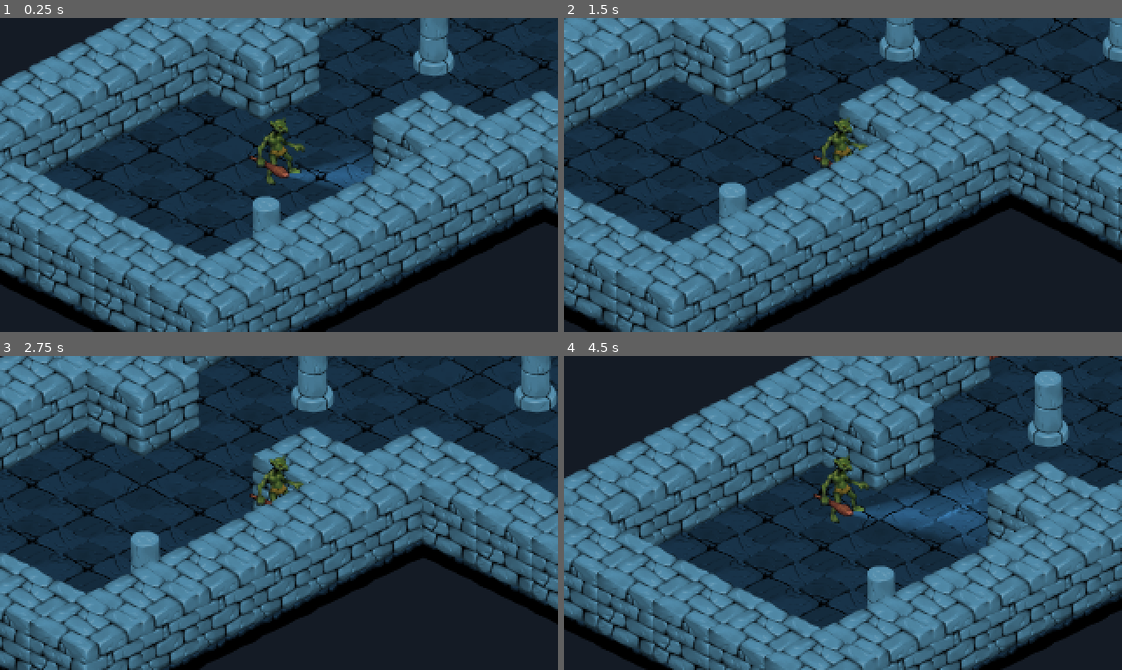
Above: before the commit, frames 1-4 (two rows, left to right).
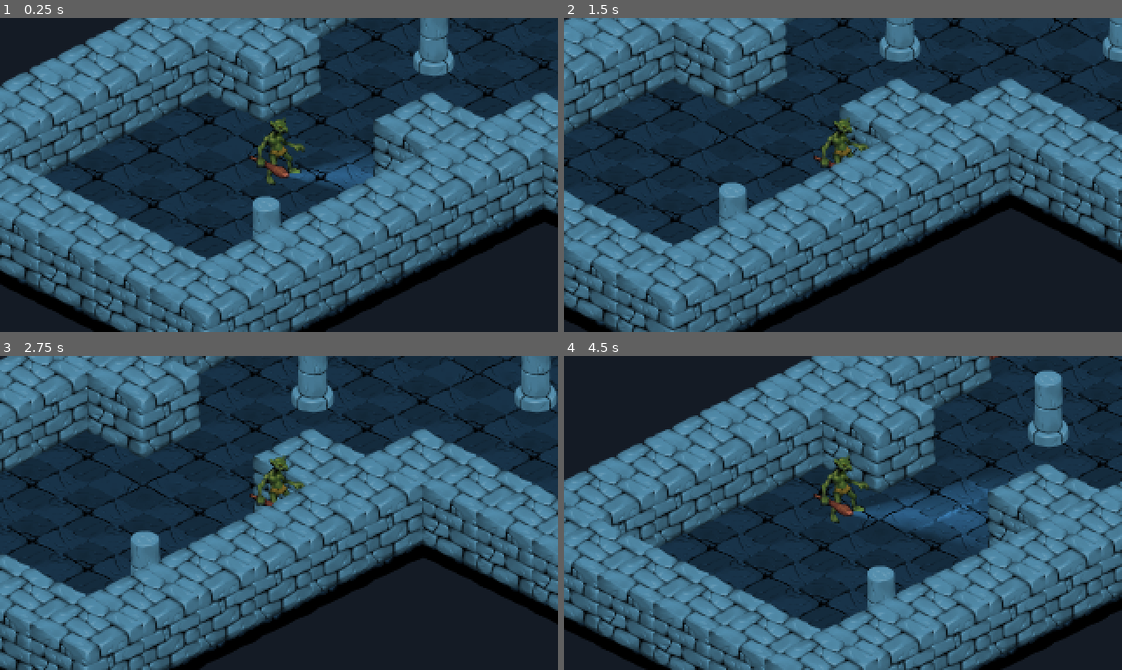
Above: after the commit, the same moments.

Repository: Briaoeuidhtns/spooky-month
Game: Godot game, scene res://dungeon.tscn
Same seed, same stepped clock (60 frames per second), same inputs: the game is played once before the commit and once after it.
Inputs:
- Up to frame 1 (0.25 s): no input
- Up to frame 2 (1.5 s): tap Enter at 0.5 s; hold Right (move_right) 0.53-1.28 s; hold Down (move_down) from 1.28 s (still down)
- Up to frame 3 (2.75 s): release Down (move_down) at 2.03 s; hold Right (move_right) from 2.03 s (still down)
- Up to frame 4 (4.5 s): release Right (move_right) at 2.78 s; hold Up (move_up) 2.78-3.53 s; hold Left (move_left) from 3.53 s (still down)

The runs differ from the first frame. In frame 1, 15% of the frame differs, in the area x 0-100%, y 0-100%; in frame 2, 13%; in frame 3, 13%; in frame 4, 15%.

Commit message:
Fix occlusion. Only edit tilesets via scene, not from TileSet editor
no clue why, but position numbers don't make sense and colision/occlusion polys
don't look like they're in the right spot either. Not hard to export each time
edited tho, so whatever.

Diff:
--- a/dungeon.tscn
+++ b/dungeon.tscn
@@ -27,3 +27,4 @@
 
 [node name="Troll" parent="Walls" instance=ExtResource( 2 )]
 position = Vector2( 465.57, 285.247 )
+MOTION_SPEED = 140
--- a/tileset.tres
+++ b/tileset.tres
@@ -1,17 +1,20 @@
-[gd_resource type="TileSet" load_steps=6 format=2]
+[gd_resource type="TileSet" load_steps=7 format=2]
 
 [ext_resource path="res://isotiles.png" type="Texture" id=1]
 
-[sub_resource type="OccluderPolygon2D" id=4]
-polygon = PoolVector2Array( 0, -32, 64, 0, 0, 32, -64, 0 )
+[sub_resource type="OccluderPolygon2D" id=1]
+polygon = PoolVector2Array( -64, 0, 0, 32, 64, 0, 0, -32 )
 
-[sub_resource type="ConvexPolygonShape2D" id=1]
+[sub_resource type="ConvexPolygonShape2D" id=3]
 points = PoolVector2Array( 0, -32, 64, 0, 0, 32, -64, 0 )
 
-[sub_resource type="ConvexPolygonShape2D" id=2]
+[sub_resource type="OccluderPolygon2D" id=2]
+polygon = PoolVector2Array( -24, 2, -10, 12, 10, 12, 24, 2, 24, -12, 10, -22, -10, -22, -24, -12 )
+
+[sub_resource type="ConvexPolygonShape2D" id=4]
 points = PoolVector2Array( -24, -12, -10, -22, 10, -22, 24, -12, 24, 2, 10, 12, -10, 12, -24, 2 )
 
-[sub_resource type="ConvexPolygonShape2D" id=3]
+[sub_resource type="ConvexPolygonShape2D" id=5]
 points = PoolVector2Array( -40, 16, 24, -16, 40, -8, -24, 24 )
 
 [resource]
@@ -47,22 +50,22 @@
 2/texture = ExtResource( 1 )
 2/tex_offset = Vector2( 0, -32 )
 2/modulate = Color( 1, 1, 1, 1 )
-2/region = Rect2( 28, 220, 140, 140 )
+2/region = Rect2( 31, 222, 132, 132 )
 2/tile_mode = 0
-2/occluder_offset = Vector2( 70, 70 )
-2/occluder = SubResource( 4 )
-2/navigation_offset = Vector2( 70, 70 )
-2/shape_offset = Vector2( 70, 70 )
-2/shape_transform = Transform2D( 1, 0, 0, 1, 70, 70 )
-2/shape = SubResource( 1 )
+2/occluder_offset = Vector2( 66, 66 )
+2/occluder = SubResource( 1 )
+2/navigation_offset = Vector2( 66, 66 )
+2/shape_offset = Vector2( 66, 66 )
+2/shape_transform = Transform2D( 1, 0, 0, 1, 66, 66 )
+2/shape = SubResource( 3 )
 2/shape_one_way = false
 2/shape_one_way_margin = 1.0
 2/shapes = [ {
 "autotile_coord": Vector2( 0, 0 ),
 "one_way": false,
 "one_way_margin": 1.0,
-"shape": SubResource( 1 ),
-"shape_transform": Transform2D( 1, 0, 0, 1, 70, 70 )
+"shape": SubResource( 3 ),
+"shape_transform": Transform2D( 1, 0, 0, 1, 66, 66 )
 } ]
 2/z_index = 0
 3/name = "Column"
@@ -72,17 +75,18 @@
 3/region = Rect2( 259, 241, 55, 95 )
 3/tile_mode = 0
 3/occluder_offset = Vector2( 27.5, 47.5 )
+3/occluder = SubResource( 2 )
 3/navigation_offset = Vector2( 27.5, 47.5 )
 3/shape_offset = Vector2( 29.5, 47.5 )
 3/shape_transform = Transform2D( 1, 0, 0, 1, 29.5, 47.5 )
-3/shape = SubResource( 2 )
+3/shape = SubResource( 4 )
 3/shape_one_way = false
 3/shape_one_way_margin = 1.0
 3/shapes = [ {
 "autotile_coord": Vector2( 0, 0 ),
 "one_way": false,
 "one_way_margin": 1.0,
-"shape": SubResource( 2 ),
+"shape": SubResource( 4 ),
 "shape_transform": Transform2D( 1, 0, 0, 1, 29.5, 47.5 )
 } ]
 3/z_index = 0
--- /dev/null
+++ b/tileset_edit.tscn
@@ -0,0 +1,68 @@
+[gd_scene load_steps=4 format=2]
+
+[ext_resource path="res://isotiles.png" type="Texture" id=1]
+
+[sub_resource type="OccluderPolygon2D" id=1]
+polygon = PoolVector2Array( -64, 0, 0, 32, 64, 0, 0, -32 )
+
+[sub_resource type="OccluderPolygon2D" id=2]
+polygon = PoolVector2Array( -24, 2, -10, 12, 10, 12, 24, 2, 24, -12, 10, -22, -10, -22, -24, -12 )
+
+[node name="TilesetEdit" type="Node2D"]
+__meta__ = {
+"_editor_description_": "THIS NEEDS TO BE EXPORTED TO CREATE `tileset.tres` BC THE TILESET EDITOR IS BROKEN OR SMTH"
+}
+
+[node name="Base" type="Sprite" parent="."]
+texture = ExtResource( 1 )
+region_enabled = true
+region_rect = Rect2( 28, 75, 135, 105 )
+
+[node name="Base2" type="Sprite" parent="."]
+position = Vector2( 200, 0 )
+texture = ExtResource( 1 )
+region_enabled = true
+region_rect = Rect2( 221, 75, 135, 105 )
+
+[node name="Wall" type="Sprite" parent="."]
+position = Vector2( 400, 0 )
+texture = ExtResource( 1 )
+offset = Vector2( 0, -32 )
+region_enabled = true
+region_rect = Rect2( 31, 222, 132, 132 )
+
+[node name="StaticBody2D" type="StaticBody2D" parent="Wall"]
+
+[node name="CollisionPolygon2D" type="CollisionPolygon2D" parent="Wall/StaticBody2D"]
+polygon = PoolVector2Array( -64, 0, 0, 32, 64, 0, 0, -32 )
+
+[node name="LightOccluder2D" type="LightOccluder2D" parent="Wall"]
+occluder = SubResource( 1 )
+
+[node name="Column" type="Sprite" parent="."]
+position = Vector2( 600, 0 )
+texture = ExtResource( 1 )
+offset = Vector2( 0, -32 )
+region_enabled = true
+region_rect = Rect2( 259, 241, 55, 95 )
+
+[node name="StaticBody2D" type="StaticBody2D" parent="Column"]
+
+[node name="CollisionPolygon2D" type="CollisionPolygon2D" parent="Column/StaticBody2D"]
+position = Vector2( 2, 0 )
+polygon = PoolVector2Array( -24, 2, -10, 12, 10, 12, 24, 2, 24, -12, 10, -22, -10, -22, -24, -12 )
+
+[node name="LightOccluder2D" type="LightOccluder2D" parent="Column"]
+occluder = SubResource( 2 )
+
+[node name="Door1" type="Sprite" parent="."]
+position = Vector2( 800, 0 )
+texture = ExtResource( 1 )
+offset = Vector2( 0, -25 )
+region_enabled = true
+region_rect = Rect2( 54, 426, 85, 110 )
+
+[node name="StaticBody2D" type="StaticBody2D" parent="Door1"]
+
+[node name="CollisionPolygon2D" type="CollisionPolygon2D" parent="Door1/StaticBody2D"]
+polygon = PoolVector2Array( -24, 24, 40, -8, 24, -16, -40, 16 )
Not shown: 1 places in tileset.tres that only renumber resources
